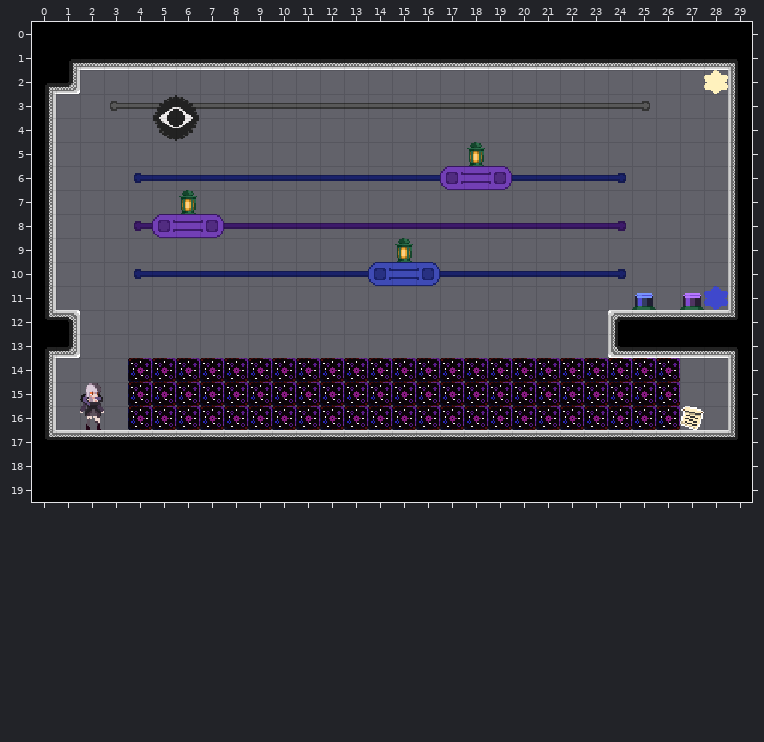
One commit to this Tiled map: Assets/maps/BookmarkLevels/3 - Old Tunnels/Weed Killer.tmx. That is the earlier state.
Cells are 16x16 px. Shown: x 0..29, y 0..19.
The same view after the edit:
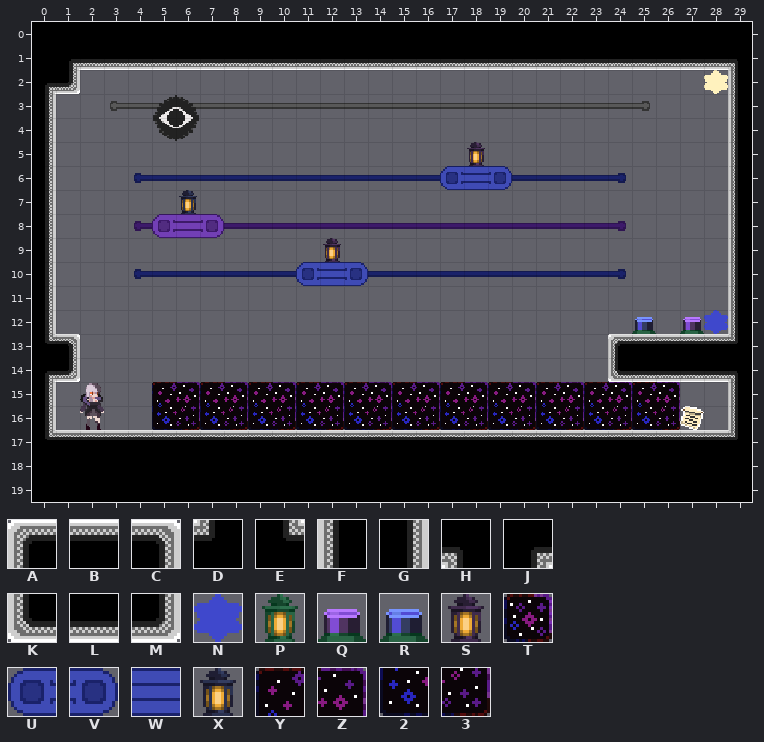
Key: from "Memory world tileset": A 0, B 1, C 2, D 3, E 4, F 5, G 7, H 8, J 9, K 10, L 11, M 12; from "PlaceholderSprites": N 27, P 45, Q 58, R 59, S 60, T 61, U 71, V 71 flipped left-right, W 72, X 75, Y 79, Z 80, 2 94, 3 95.
_ is an empty cell, . an unchanged one.
Change:
--- layer "ground"
@@ x 6..19 @@
- 5 ............_.
- 6 ...........___
- 7 P.............
+ 5 ............S.
+ 6 ...........UWV
+ 7 X.............
@@ x 0..29 @@
- 9 ............_..P..............
-10 ...........___UWV.............
-11 .........................R.QN.
-12 EC......................ABBBBD
-13 JM......................KLLLLH
-14 G_..TTTTTTTTTTTTTTTTTTTTTTT__F
-15 ....TTTTTTTTTTTTTTTTTTTTTTT...
-16 ....TTTTTTTTTTTTTTTTTTTTTTT...
+ 9 ............S.._..............
+10 ...........UWV___.............
+11 ........................._.__.
+12 G_......................_R_QNF
+13 EC......................ABBBBD
+14 JM..____________________KLLLLH
+15 ...._YZYZYZYZYZYZYZYZYZYZYZ...
+16 ...._2323232323232323232323...
